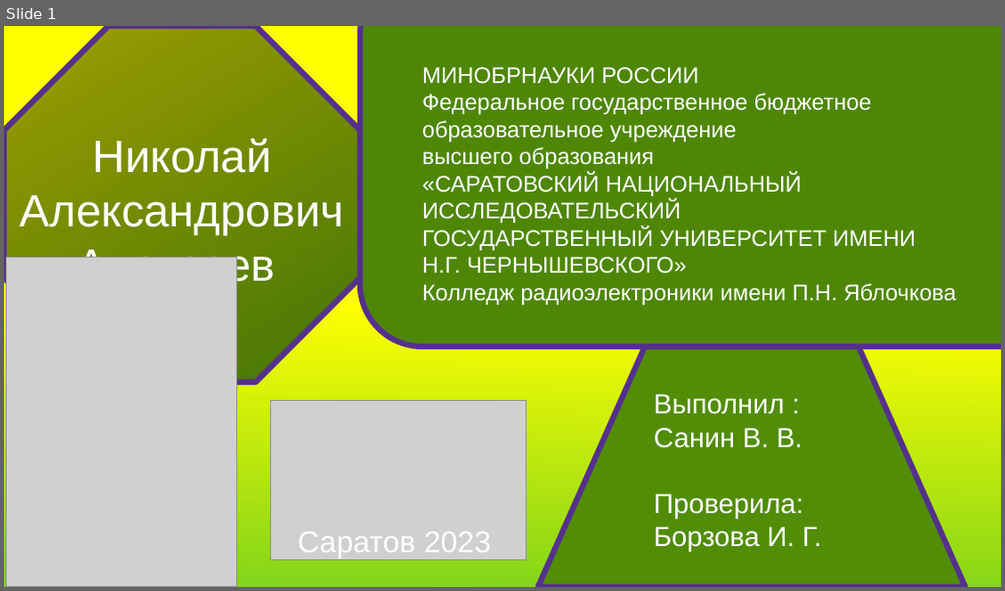
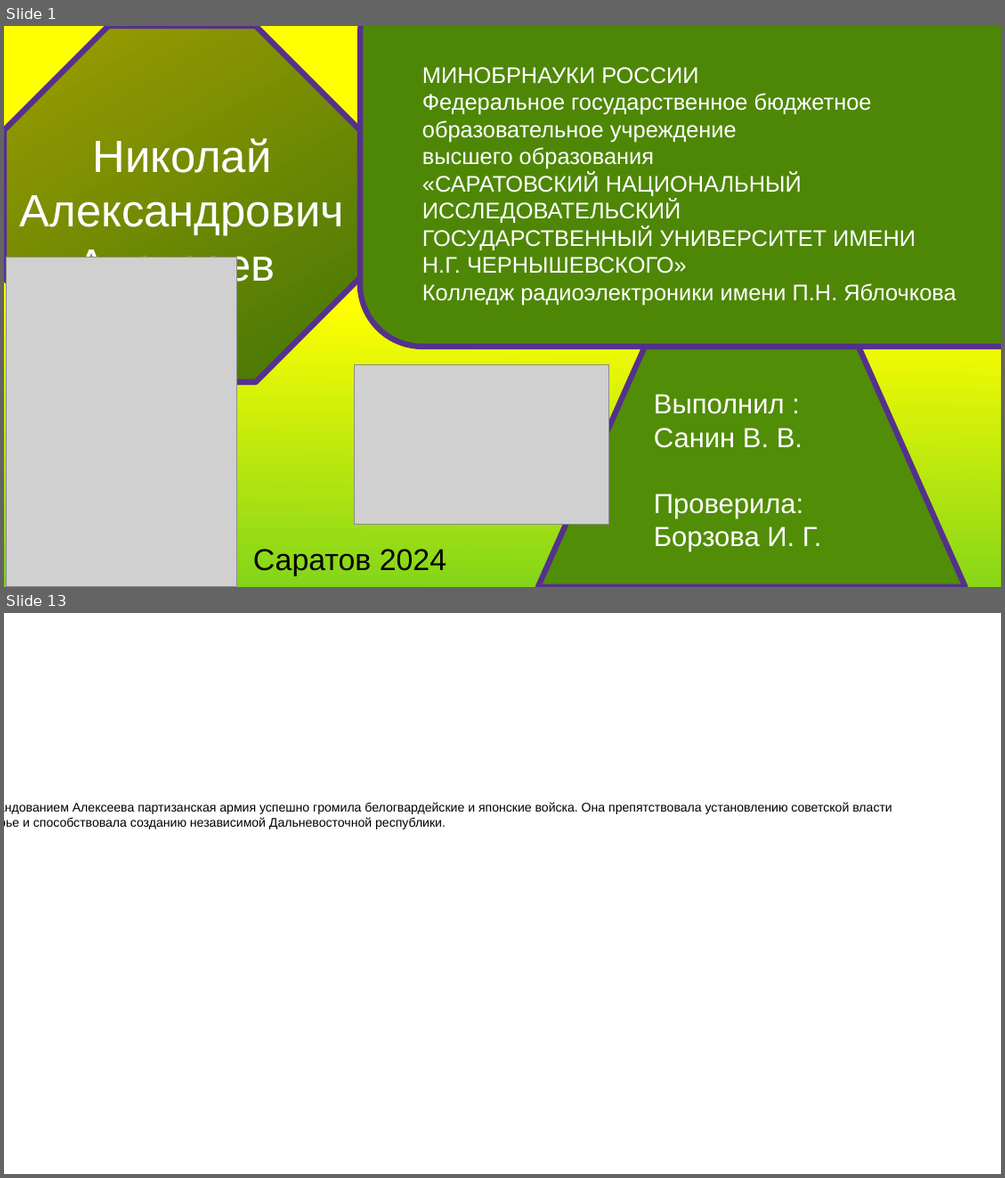
Before and after one commit to Vladsanin777/histori, a slide deck: Без имени 1.odp. Shown one above the other, each under a label of ours: slide 1 before the commit, slides 1 and 13 after it; the slides between them are not shown. The pictures are 1005x591 and 1005x1178 pixels, drawn with LibreOffice and Linux fonts; fonts in the diff are those of the drawing; grey boxes stand for pictures. Boxes give left, top, right and bottom in pixels: in the first picture for what was removed or moved away, otherwise in the second. Text is boxed around its words. In the diff, an @@ line names an element or a change of style, - is before the commit and + after.

```diff
--- a/Без имени 1.odp
+++ b/Без имени 1.odp
@@ slide 13 added at (4, 613, 1001, 1174), background #FFFFFF @@
@@ text added at (23, 802, 892, 829), 10 pt, text #000000 @@
+Под командованием Алексеева партизанская армия успешно громила белогвардейские и японские войска. Она препятствовала установлению советской власти в Приморье и способствовала созданию независимой Дальневосточной республики.
@@ slide 1 changed as well @@
@@ picture: place and size @@
-picture at (271, 401, 526, 561)
+picture at (354, 364, 609, 524)
@@ text at (253, 548, 446, 575): text changed; text colour #FFFFFF to #000000 @@
-Саратов 2023
+Саратов 2024
```
Also in this commit, not shown: 14 other slides added, 5 slides removed, 1 other file.
